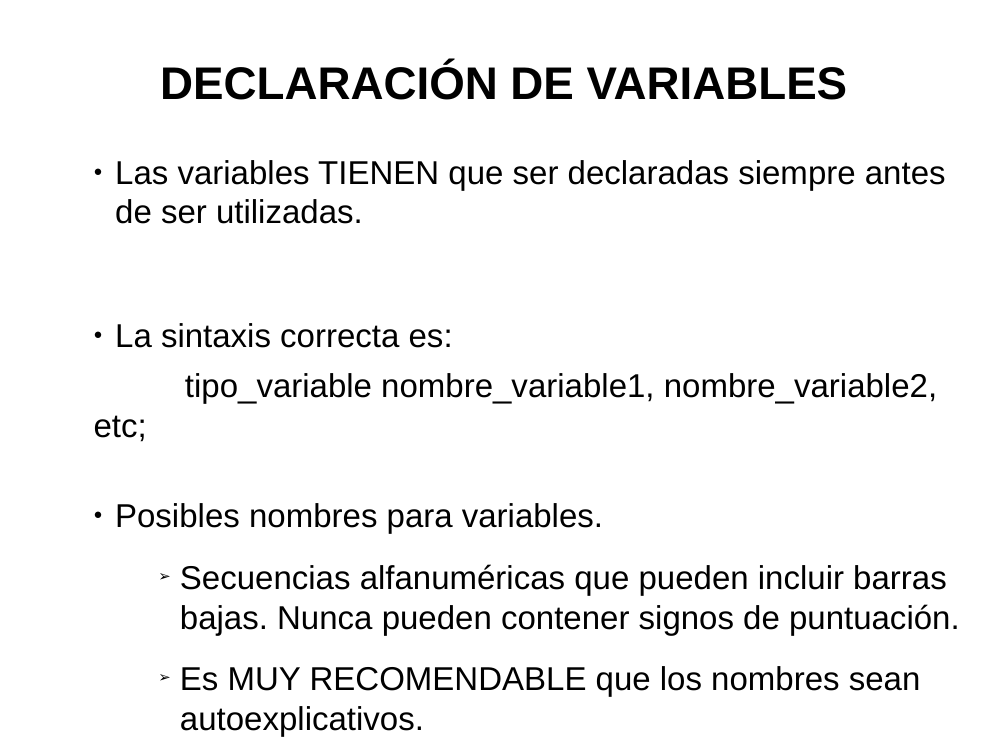
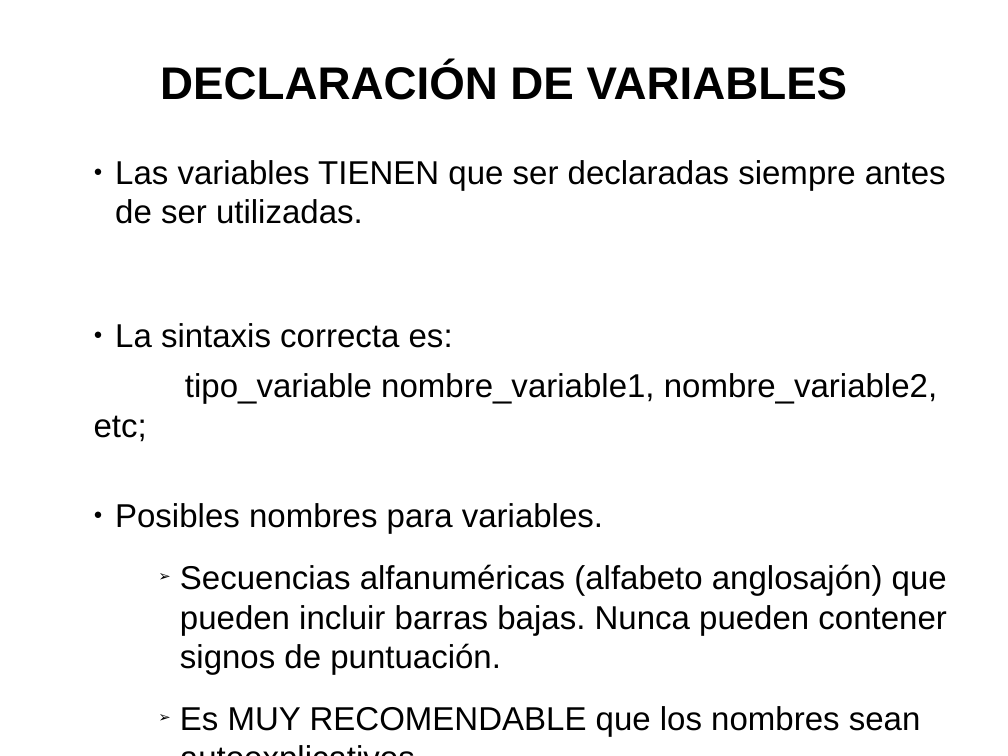
Before and after one commit to trivi/Introduccion-C-EFE-Oct, a slide deck: slide 4 of 03.Tipos de variables y operadores/03.Tipos de variables y operadores.odp. Drawn at 1008x756 pixels with LibreOffice and Linux fonts; fonts in the diff are those of the drawing. Boxes give left, top, right and bottom in pixels: in the first picture for what was removed or moved away, otherwise in the second. Text is boxed around its words. In the diff, an @@ line names an element or a change of style, - is before the commit and + after.

Commit message:
Pequeño cambios en tema 3

```diff
--- a/03.Tipos de variables y operadores/03.Tipos de variables y operadores.odp
+++ b/03.Tipos de variables y operadores/03.Tipos de variables y operadores.odp
@@ text at box(180, 564, 947, 675): text changed @@
-      ➢ Secuencias alfanuméricas que pueden incluir barras bajas. Nunca pueden contener signos de puntuación.
+      ➢ Secuencias alfanuméricas (alfabeto anglosajón) que pueden incluir barras bajas. Nunca pueden contener signos de puntuación.
```
